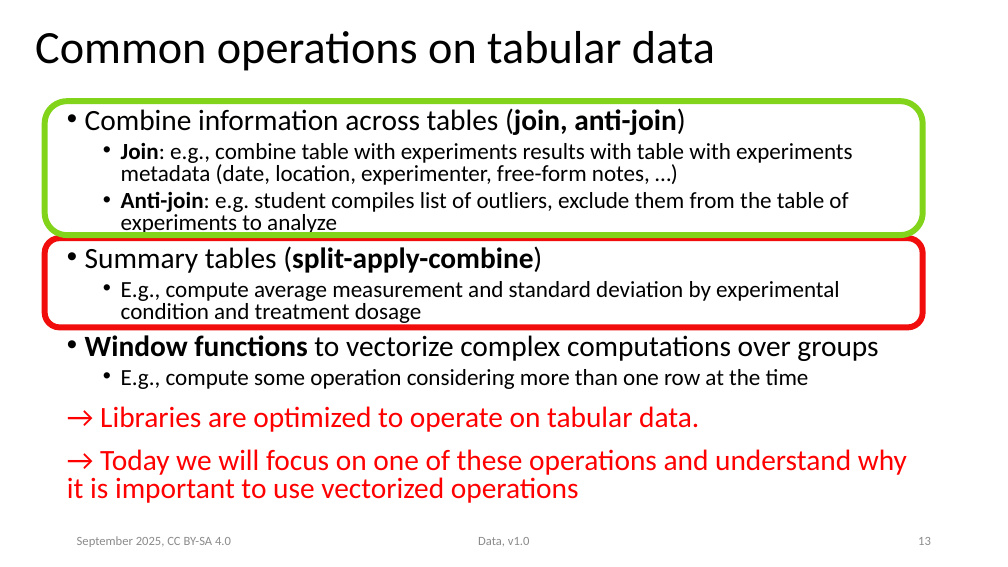
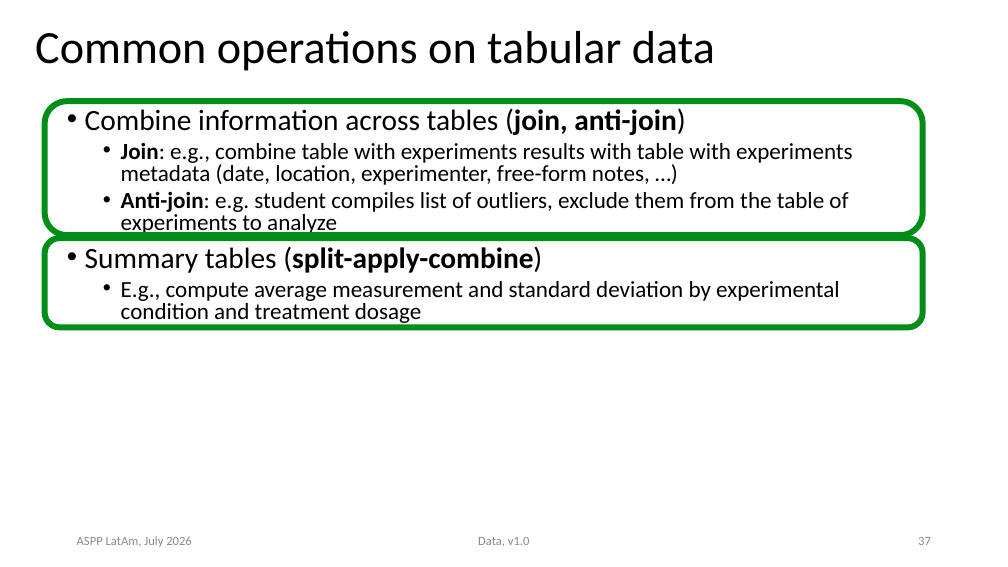
Before and after one commit to ASPP/data_class, a slide deck: slide 37 of tabular_data.pptx (slide 13 before the commit). Drawn at 1008x567 pixels with LibreOffice and Linux fonts; fonts in the diff are those of the drawing. Boxes give left, top, right and bottom in pixels: in the first picture for what was removed or moved away, otherwise in the second. Text is boxed around its words. In the diff, an @@ line names an element or a change of style, - is before the commit and + after.

Commit message:
tabular data presentation complete

```diff
--- a/tabular_data.pptx
+++ b/tabular_data.pptx
@@ rounded rectangle at box(45, 101, 923, 235): outline #81D41A 5.67 pt to #008D18 5.67 pt @@
@@ rounded rectangle at box(45, 238, 923, 327): outline #F10D0C 5.67 pt to #008D18 5.67 pt @@
@@ text at box(67, 335, 907, 503): paragraphs removed @@
-• Window functions to vectorize complex computations over groups
-  • E.g., compute some operation considering more than one row at the time
-→ Libraries are optimized to operate on tabular data.
-→ Today we will focus on one of these operations and understand why it is important to use vectorized operations
@@ text at box(77, 536, 192, 547): text changed @@
-September 2025, CC BY-SA 4.0
+ASPP LatAm, July 2026
@@ page number at box(918, 537, 931, 545): text changed @@
-13
+37
```
Also in this commit, not shown: 35 other slides changed, 18 slides added, 9 slides removed, 12 other files.
